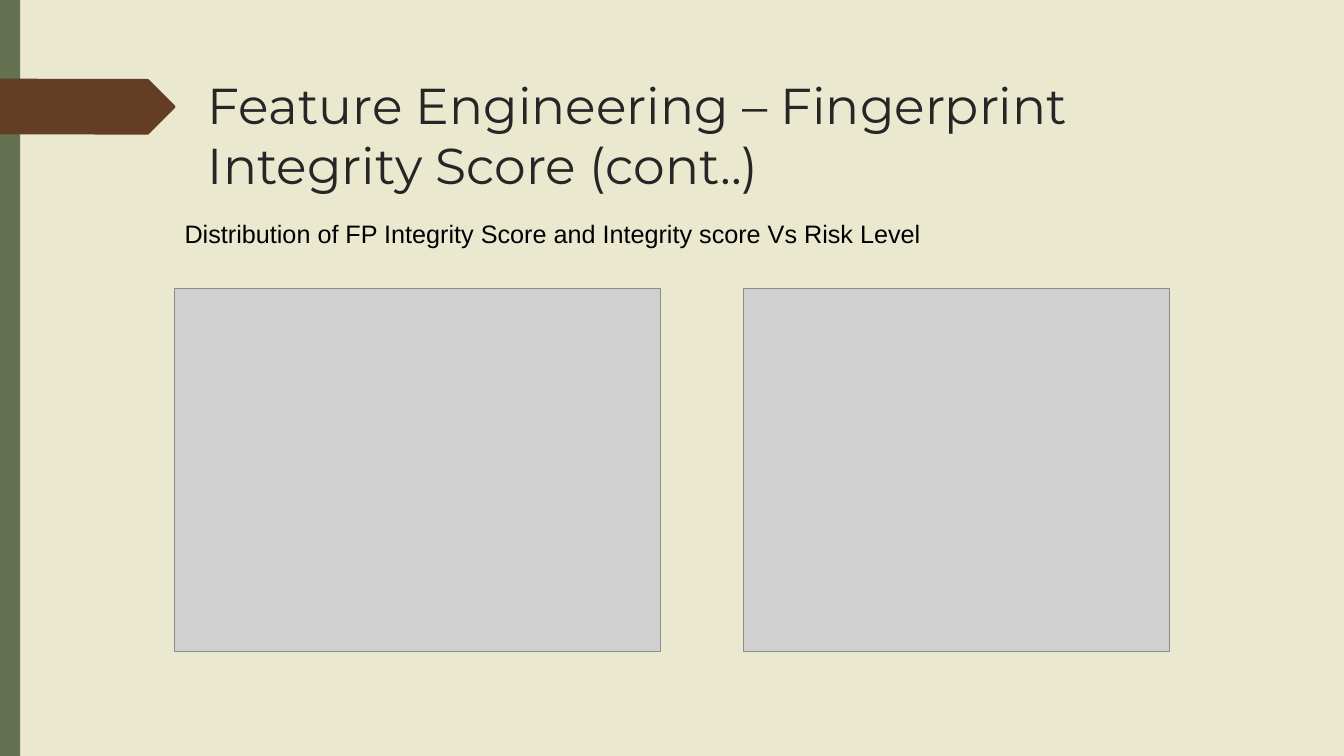
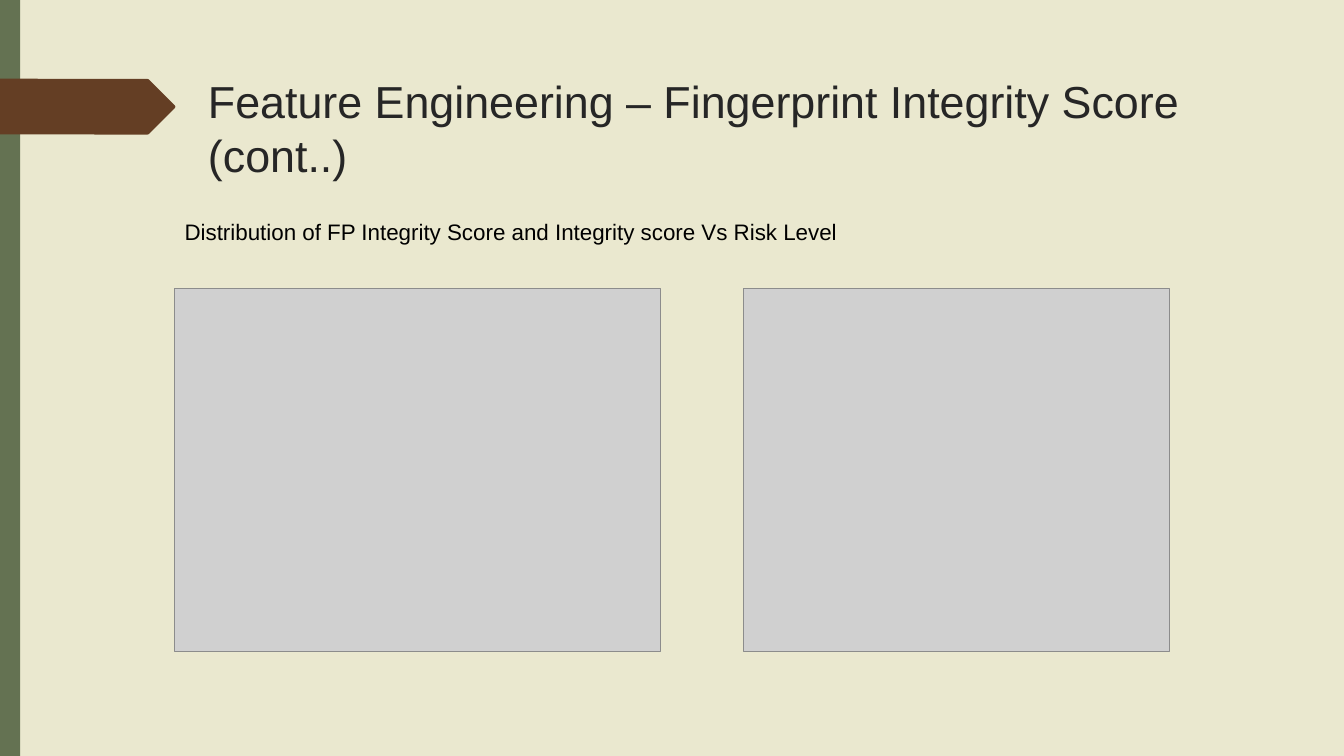
Before and after one commit to Saurav6789/network-asset-classification, a slide deck: slide 17 of Network_analysis.pptx. Drawn at 1344x756 pixels with LibreOffice and Linux fonts; fonts in the diff are those of the drawing; grey boxes stand for pictures. Boxes give left, top, right and bottom in pixels: in the first picture for what was removed or moved away, otherwise in the second. Text is boxed around its words. In the diff, an @@ line names an element or a change of style, - is before the commit and + after.

```diff
--- a/Network_analysis.pptx
+++ b/Network_analysis.pptx
@@ title "Feature Engineering – Fingerprint Integrity ..." at (x1=208, y1=85, x2=1179, y2=181): size 36 to 32 pt, font Montserrat to Arial @@
@@ text "Distribution of FP Integrity Score ..." at (x1=185, y1=223, x2=836, y2=245): size 18 to 16 pt @@
```
Also in this commit, not shown: 34 other slides changed, 1 slide removed.
